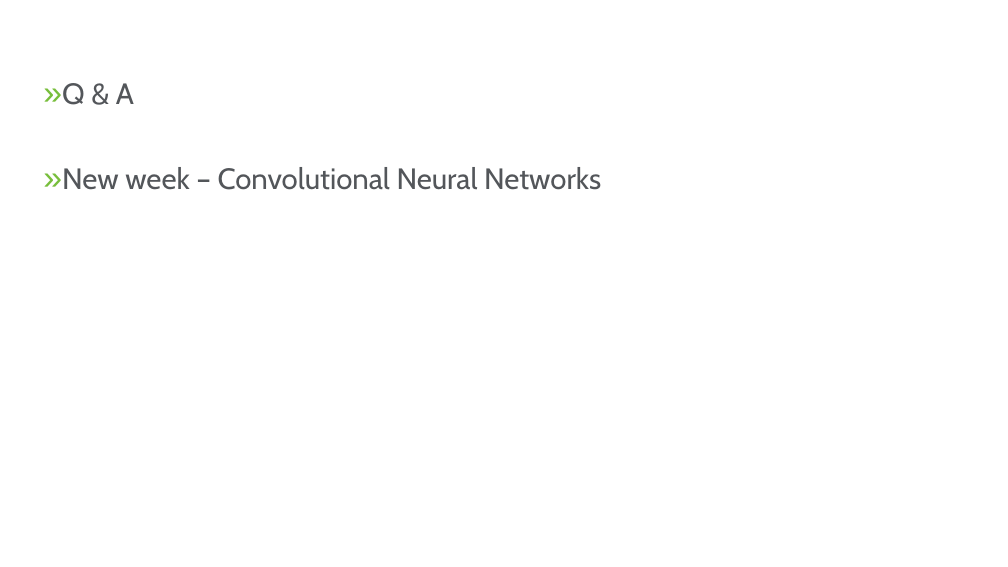
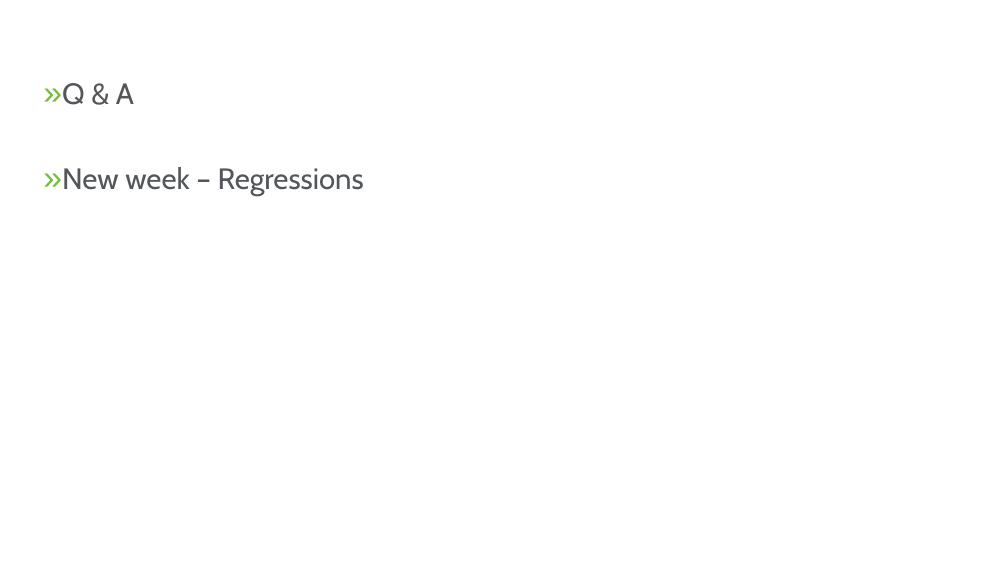
Before and after one commit to Magenic/MMLTensorflow, a slide deck: slide 19 of Presentations/Tensorflow-Week3.pptx. Drawn at 1008x567 pixels with LibreOffice and Linux fonts; fonts in the diff are those of the drawing; background and template pictures are left out. Boxes give left, top, right and bottom in pixels: in the first picture for what was removed or moved away, otherwise in the second. Text is boxed around its words. In the diff, an @@ line names an element or a change of style, - is before the commit and + after.

Commit message:
Minor presentation change

```diff
--- a/Presentations/Tensorflow-Week3.pptx
+++ b/Presentations/Tensorflow-Week3.pptx
@@ text at [62, 167, 364, 196]: text changed @@
-» New week – Convolutional Neural Networks
+» New week – Regressions
```
Also in this commit, not shown: 1 other slide changed, 1 other file.
